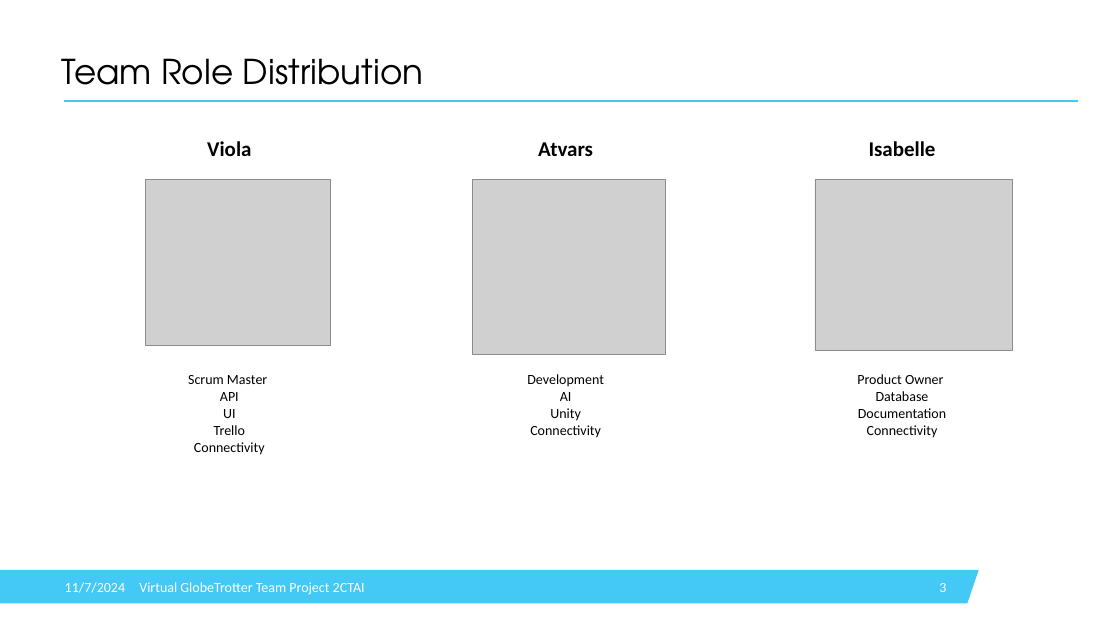
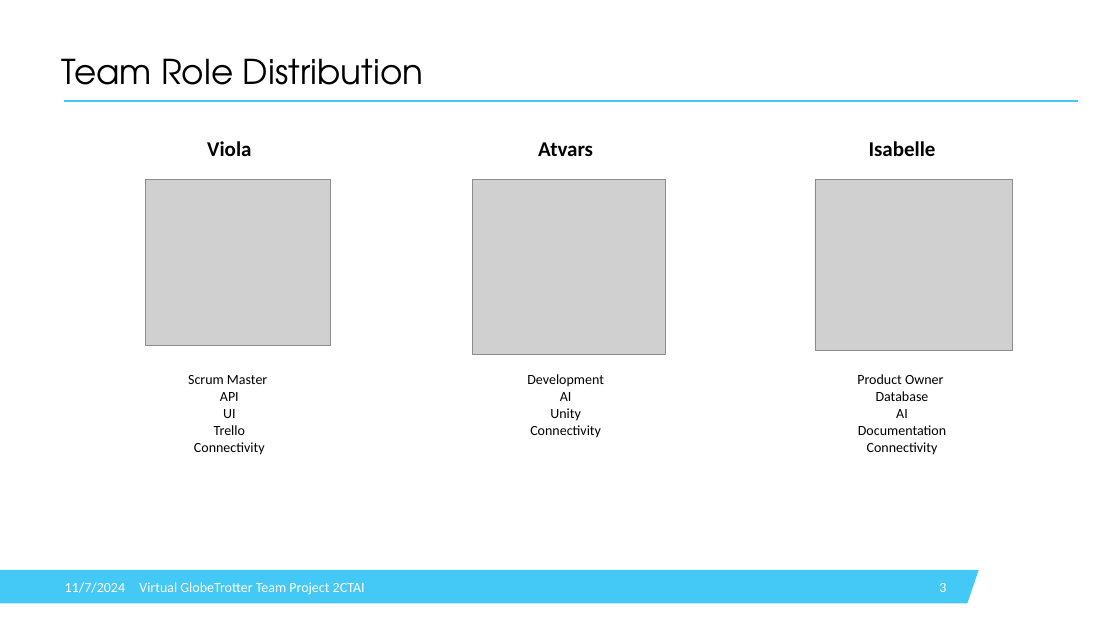
Before and after one commit to IsabelleDesle/VirtualGlobeTrotter, a slide deck: slide 3 of Presentation/PresentationVGT.pptx. Drawn at 1120x630 pixels with LibreOffice and Linux fonts; fonts in the diff are those of the drawing; grey boxes stand for pictures; background and template pictures are left out. Boxes give left, top, right and bottom in pixels: in the first picture for what was removed or moved away, otherwise in the second. Text is boxed around its words. In the diff, an @@ line names an element or a change of style, - is before the commit and + after.

```diff
--- a/Presentation/PresentationVGT.pptx
+++ b/Presentation/PresentationVGT.pptx
@@ table at (x1=61, y1=133, x2=1071, y2=630) @@
-row 4, column 3: Product Owner / Database / Documentation / Connectivity
+row 4, column 3: Product Owner / Database / AI / Documentation / Connectivity
```
Also in this commit, not shown: 11 other slides changed, 3 slides added, 2 slides removed, 6 other files.
